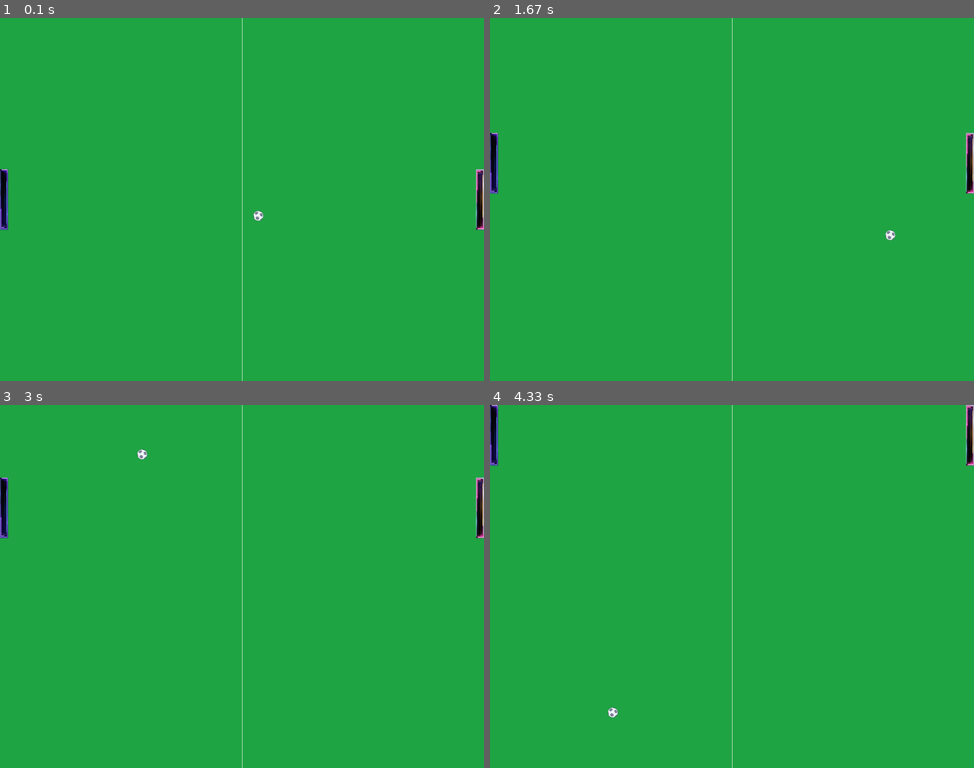
Above: before the commit, frames 1-4 (two rows, left to right).
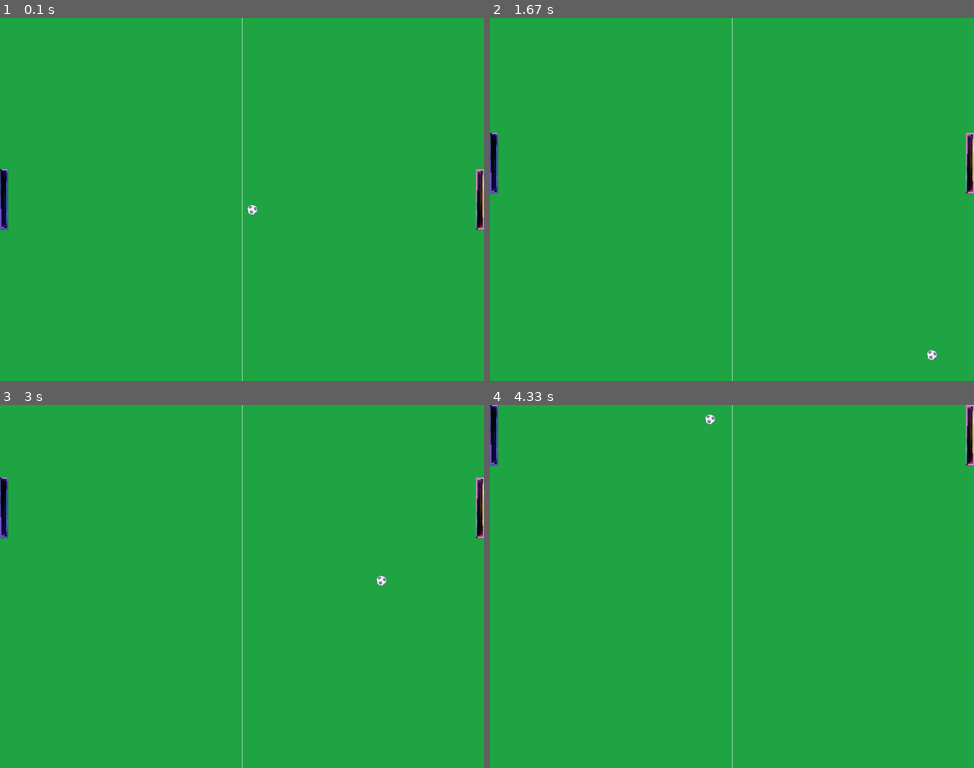
Above: after the commit, the same moments.

Repository: mm-89615/PyGame_Pong
Game: pygame game, started from pong.py
Same seed, same stepped clock (60 frames per second), same inputs: the game is played once before the commit and once after it.
Inputs:
- Up to frame 1 (0.1 s): no input
- Up to frame 2 (1.67 s): hold Right 0.33-0.8 s; hold Right 0.83-1.3 s; hold D 0.83-1.3 s; hold Left from 1.33 s (still down); hold A from 1.33 s (still down)
- Up to frame 3 (3 s): release Left at 1.87 s; release A at 1.87 s; hold Left 1.9-2.3 s; hold A 1.9-2.3 s; hold Right 2.33-2.97 s; hold D 2.33-2.97 s
- Up to frame 4 (4.33 s): hold Left 3-3.47 s; hold A 3-3.47 s; hold Right 3.5-3.97 s; hold D 3.5-3.97 s; hold Right from 4 s (still down); hold D from 4 s (still down)

The runs differ from the first frame. In frame 1, less than 0.1% of the frame differs, in the area x 51-55%, y 51-56%; in frame 2, less than 0.1%, in the area x 81-93%, y 58-95%; in frame 3, less than 0.1%; in frame 4, less than 0.1%.

Commit message:
update moving ball, add collisions with players

Diff:
--- a/ball.py
+++ b/ball.py
@@ -23,14 +23,13 @@
 
     def update(self):
         """ Обновление позиции мяча """
+        # Движение мяча по Х и Y
         self.rect.x += SPEEED_BALL * self.direction_x
         self.rect.y += SPEEED_BALL * self.direction_y
         # Отслеживание столкновений сверху и снизу
         if self.rect.top <= 0 or self.rect.bottom >= SCREEN_HEIGHT:
             self.change_direction_y()
-        # Отслеживание столкновений справа и слева
-        if self.rect.left <= 0 or self.rect.right >= SCREEN_WIDTH:
-            self.change_direction_x()
+
 
     def blit(self):
         """ Отрисовка мяча """
--- a/pong.py
+++ b/pong.py
@@ -38,8 +38,18 @@
             # Обработка событий на экране
             self.check_events()
 
+    def check_collisions(self):
+        """ Отслеживание столкновение мяча с игроками и смена направления"""
+        # Столкновение с первым игроком
+        if pygame.Rect.colliderect(self.ball.rect, self.player1.rect):
+            self.ball.change_direction_x()
+        # Столкновение со вторым игрком
+        if pygame.Rect.colliderect(self.ball.rect, self.player2.rect):
+            self.ball.change_direction_x()
+
     def update_screen(self):
         """ Обновление изображений на экране """
+        self.check_collisions()
         pygame.display.flip()
         self.draw_on_screen()
         self.clock.tick(FPS)
--- a/settings.py
+++ b/settings.py
@@ -8,4 +8,4 @@
 # Настройки игрока
 SPEEED_PLAYER = 15
 # Настройки мяча
-SPEEED_BALL = 8
+SPEEED_BALL = 5
